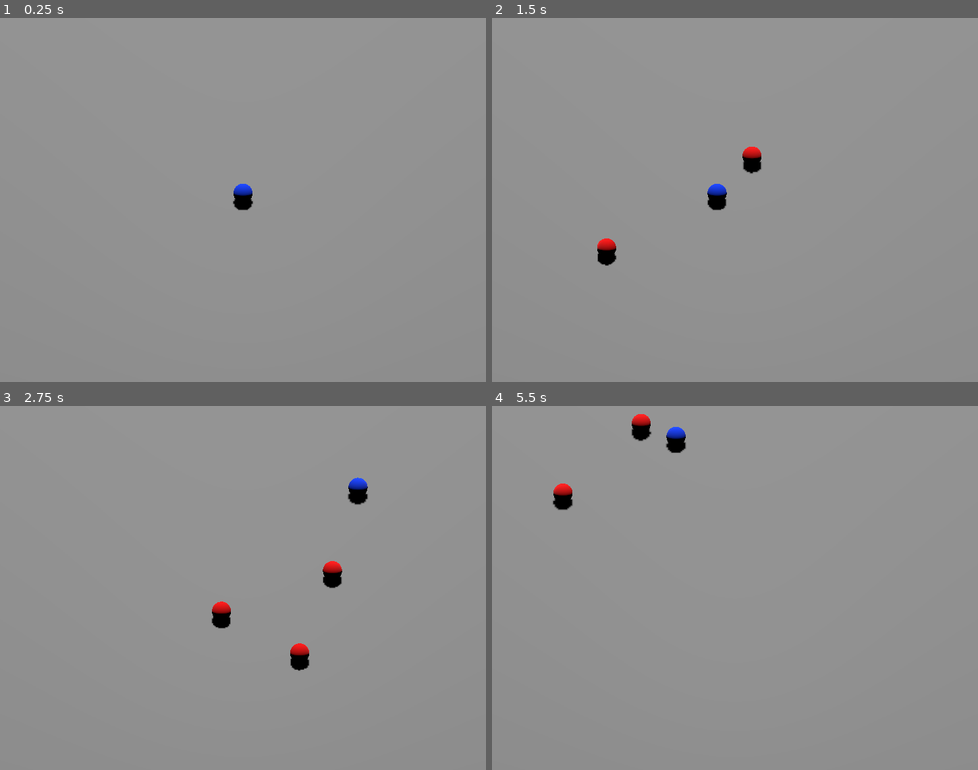
Above: before the commit, frames 1-4 (two rows, left to right).
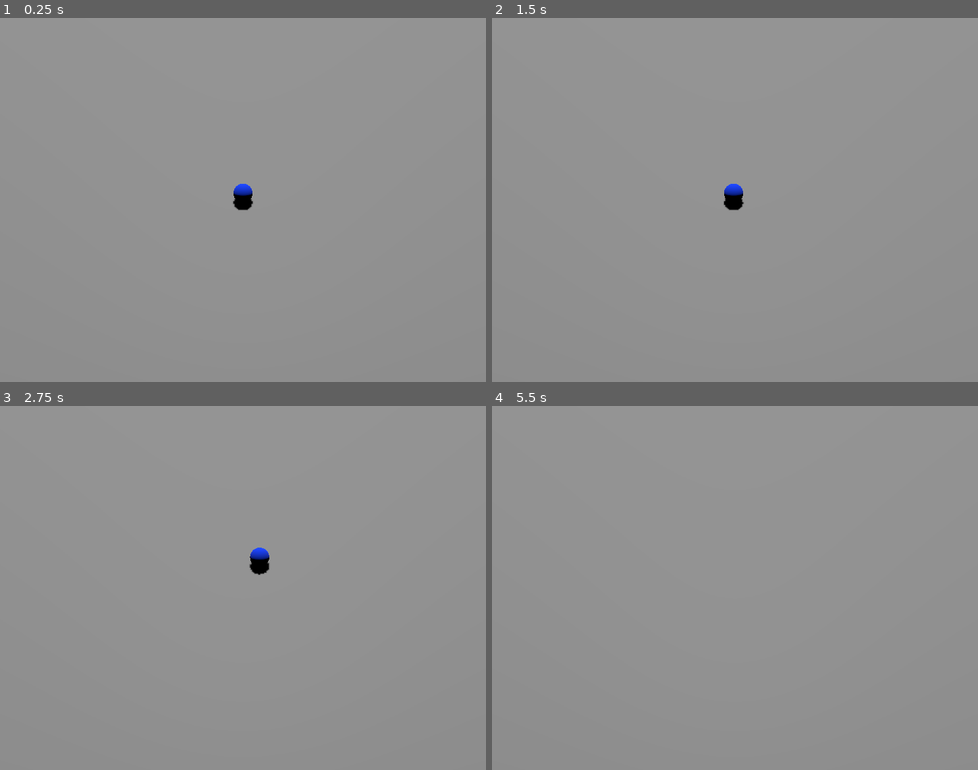
Above: after the commit, the same moments.

Repository: abstractedfox/godot-example-more
Game: Godot game, scene res://main.tscn
Two runs of this game, one before a commit and one after it. Both use one fixed random seed, a clock stepped at 60 frames per second and the inputs below.
Inputs:
- Up to frame 1 (0.25 s): no input
- Up to frame 2 (1.5 s): tap Enter at 0.5 s; hold Up (move_fwd) 0.53-1.28 s; hold Down (move_bck) 0.53-1.28 s; tap Left (move_lft) at 1.35 s
- Up to frame 3 (2.75 s): hold Up (move_fwd) from 2.03 s (still down); hold Right (move_rgt) from 2.03 s (still down)
- Up to frame 4 (5.5 s): release Right (move_rgt) at 2.78 s; tap Down (move_bck) at 2.85 s; release Up (move_fwd) at 3.53 s; hold Left (move_lft) 3.53-4.28 s; tap Right (move_rgt) at 4.35 s; hold Down (move_bck) from 5.03 s (still down)

The runs differ from the first frame. In frame 2, 1.0% of the frame differs, in the area x 21-56%, y 35-69%; in frame 3, 1.3%, in the area x 43-76%, y 19-73%; in frame 4, 0.7%.

Commit message:
changed player movement to use acceleration with max speed setting, started working on teleportation object

Diff:
--- a/CharacterBody3D-Player.gd
+++ b/CharacterBody3D-Player.gd
@@ -7,6 +7,12 @@
 
 @export var speed = 14
 @export var fall_acceleration = 75
+
+#Set to 'true' for inputs to affect the character's acceleration rather than speed
+@export var accelerationMode = true
+@export var accelerationAmount = 0.5
+@export var maxSpeed = 10
+
 var target_velocity = Vector3.ZERO
 
 func _physics_process(delta):
@@ -34,15 +40,28 @@
 	$Node3D_PlayerMesh.basis = Basis.looking_at(inputDirection)
 
 	#Ground velocity (moving forward/back/left/right)
-	target_velocity.x = inputDirection.x * speed
-	target_velocity.z = inputDirection.z * speed
+	if not accelerationMode:
+		target_velocity.x = inputDirection.x * speed
+		target_velocity.z = inputDirection.z * speed
+	else:
+		target_velocity.x = inputDirection.x * accelerationAmount
+		target_velocity.z = inputDirection.z * accelerationAmount
+
 
 	#Vertical velocity (gravity)
 	if not is_on_floor():
 		target_velocity.y -= fall_acceleration * delta
 
 	#velocity is inherited from CharacterBody3D. Is used and can be modified by move_and_slide()
-	velocity = target_velocity
+	if not accelerationMode:
+		velocity = target_velocity
+	else:
+		velocity += target_velocity * delta
+
+	var totalSpeed = abs(velocity.x) + abs(velocity.z)
+	if totalSpeed > maxSpeed:
+		velocity.x *= (maxSpeed / totalSpeed)
+		velocity.z *= (maxSpeed / totalSpeed)
 
 	#Guide says this (paraphrasing) 'smoothes the motion if it hits a wall'
 	#Both works off of and affects the 'velocity' property
--- a/main.gd
+++ b/main.gd
@@ -8,6 +8,7 @@
 #PackedScene holds a reference to a scene
 #apparently it can also be used to save a node to a file!
 @export var enemy: PackedScene
+@export var enemiesEnabled = true
 
 # Called when the node enters the scene tree for the first time.
 func _ready():
@@ -20,6 +21,9 @@
 
 
 func _on_enemy_timer_timeout():
+	if not enemiesEnabled:
+		return
+
 	#note that the 'enemy' object here is the one we declared at the top of this file
 	var enemyInstance = enemy.instantiate()
 
--- a/main.tscn
+++ b/main.tscn
@@ -20,6 +20,7 @@
 [node name="Main" type="Node3D"]
 script = ExtResource("1_abej8")
 enemy = ExtResource("2_hjp82")
+enemiesEnabled = false
 
 [node name="StaticBody3D_Floor" type="StaticBody3D" parent="."]
 transform = Transform3D(1, 0, 0, 0, 1, 0, 0, 0, 1, 0, -1, 0)
@@ -37,6 +38,8 @@
 
 [node name="CharacterBody3D_Player" parent="." instance=ExtResource("1_4dq8t")]
 transform = Transform3D(1, 0, 0, 0, 1, 0, 0, 0, 1, 0, 0.527083, 0)
+accelerationAmount = 10.0
+maxSpeed = 40
 
 [node name="Marker3D_CameraPivot" type="Marker3D" parent="."]
 transform = Transform3D(1, -5.95416e-16, 2.4663e-16, 2.4663e-16, 0.707107, 0.707107, -5.95416e-16, -0.707107, 0.707107, 0, 0, 0)
--- a/project.godot
+++ b/project.godot
@@ -43,6 +43,10 @@
 ]
 }
 
+[layer_names]
+
+3d_physics/layer_2="teleport"
+
 [rendering]
 
 renderer/rendering_method.mobile="gl_compatibility"
--- /dev/null
+++ b/teleport_inlet.tscn
@@ -0,0 +1,8 @@
+[gd_scene load_steps=2 format=3 uid="uid://ctv0kh2rsj66x"]
+
+[sub_resource type="BoxShape3D" id="BoxShape3D_lx6d7"]
+
+[node name="Teleport_Inlet" type="Area3D"]
+
+[node name="CollisionShape3D" type="CollisionShape3D" parent="."]
+shape = SubResource("BoxShape3D_lx6d7")
